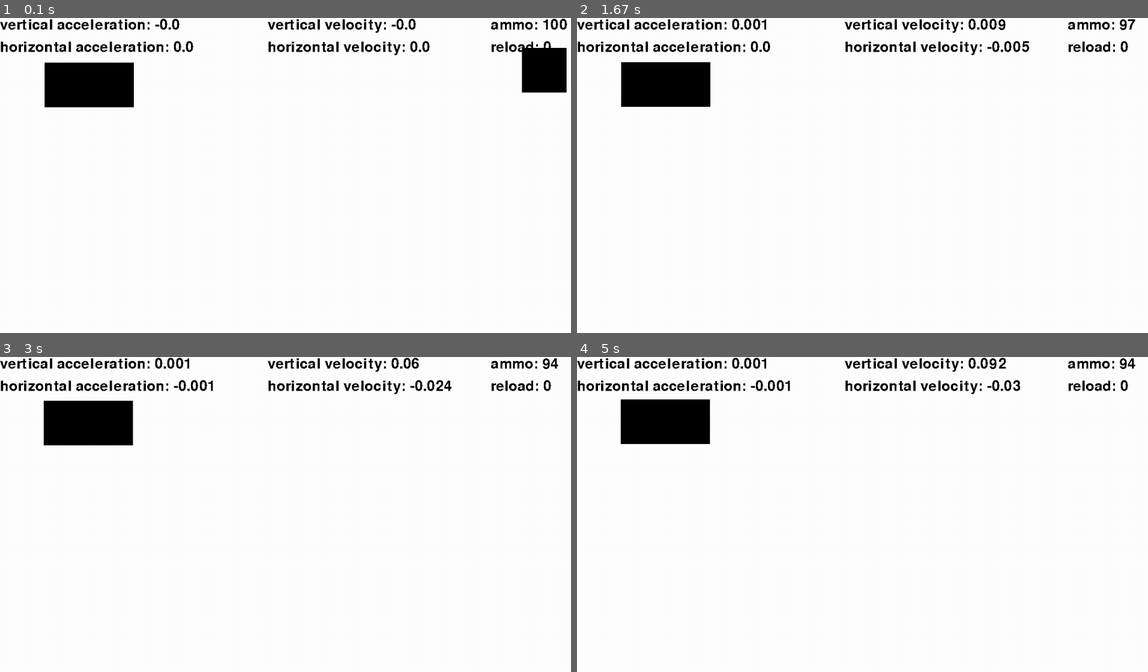
Above: before the commit, frames 1-4 (two rows, left to right).
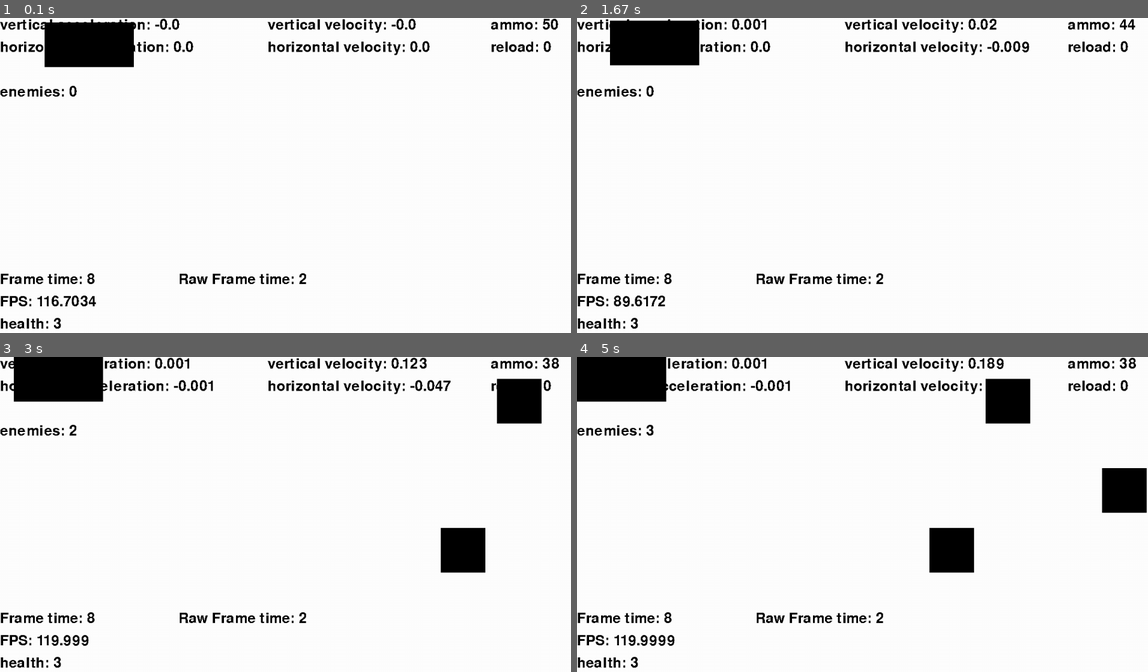
Above: after the commit, the same moments.

Repository: Ar-e-k/space-game
Game: pygame game, started from main.py
Same seed, same stepped clock (60 frames per second), same inputs: the game is played once before the commit and once after it.
Inputs:
- Up to frame 1 (0.1 s): no input
- Up to frame 2 (1.67 s): tap F at 0.33, 0.82 s; hold D 0.67-1.13 s; tap Space at 0.73, 1.03, 1.23, 1.57 s; hold W 1.17-1.47 s
- Up to frame 3 (3 s): tap Space at 1.87, 2.07, 2.37, 2.63, 2.97 s; tap F at 2.15 s; hold A from 2.9 s (still down)
- Up to frame 4 (5 s): tap Space at 3.27, 3.4, 4.47, 4.87 s; release A at 3.3 s; hold W 3.33-3.7 s; tap F at 3.48, 4.95 s; hold A from 4.8 s (still down)

The runs differ from the first frame. In frame 1, 6.1% of the frame differs, in the area x 0-100%, y 0-99%; in frame 2, 5.2%; in frame 3, 7.7%; in frame 4, 8.8%.

Commit message:
added health and damage

Diff:
--- a/main.py
+++ b/main.py
@@ -3,8 +3,6 @@
 import math
 from random import randint, random
 
-print("more than 1 day")
-
 class game:
 
     def __init__(self, screen, player):
@@ -13,39 +11,41 @@
 
         self._font=pygame.font.Font('freesansbold.ttf', 32) #the normal font used to display stuff
 
-        self._enemies=[sprites.enemy(100, 1, randint(0, screen_y-100), screen_x-100, [100, 100])]
-        self._enemy_probability=99.9
+        self._enemies=[]
+        self._enemy_probability=99.8
 
         self.status=True
+
+        self.score=0
 
     def update_acceleration(self, dir):
         self.player.horixontal_thrust(dir[0])
         self.player.vertical_thrust(dir[1])
 
-    def frame(self, dir, fire):
+    def frame(self, dir, fire, fps):
         self.update_acceleration(dir)
         self.player.update_velocity()
         self.player.move()
         self.spawn_enemis()
         fire_check=self.check_fire(fire)
         self.move_enemies()
-        self.draw_background()
+        self.draw_background(fps)
         self.draw_player()
-        self.draw_enemy()
-        self.check_colisions()
+        self.iterate_enemies(fire_check)
         if fire_check:
             self.draw_fire()
-            self.check_colisions_laser()
         return self.status
+
+    def update_score(self):
+        pass
 
     def spawn_enemis(self):
         number=random()*100
         if number>self._enemy_probability:
-            box1=sprites.enemy(100, 1, randint(0, screen_y-100), screen_x-100, [100, 100])
+            box1=sprites.enemy(100, 3, randint(0, screen_y-100), screen_x-100, [100, 100])
             self._enemies.append(box1)
         else:
             self._enemy_probability=self._enemy_probability-0.0000001*self._enemy_probability
-
 
     def move_enemies(self):
         for enemy in self._enemies:
@@ -68,7 +68,7 @@
             self.player.gun.reload_timer()
             return False
 
-    def draw_background(self):
+    def draw_background(self, fps):
         rec=pygame.Rect([0, 0], [screen_x, screen_y])
         pygame.draw.rect(self._screen, [255,255,255], rec)
 
@@ -90,6 +90,15 @@
         self.get_text(str("ammo: "+str(amo)), [1100, 0])
         self.get_text(str("reload: "+str(reload)), [1100, 50])
 
+        health=self.player.life
+        self.get_text(str("health: "+str(health)), [0, screen_y-50])
+
+        self.get_text(str("enemies: "+str(len(self._enemies))), [0, 150])
+
+        self.get_text(str("FPS: "+str(round(fps.get_fps(), 4))), [0, screen_y-100])
+        self.get_text(str("Frame time: "+str(round(fps.get_time(), 4))), [0, screen_y-150])
+        self.get_text(str("Raw Frame time: "+str(round(fps.get_rawtime(), 4))), [400, screen_y-150])
+
     def get_text(self, text, pos):
         acceleration=self._font.render(text, False, [0,0,0])
         self._screen.blit(acceleration, pos)
@@ -102,27 +111,47 @@
         box=self.player.return_gun_box()
         pygame.draw.rect(self._screen, [125,0,0], box)
 
-    def draw_enemy(self):
-        for enemy in self._enemies:
-            box=enemy.return_box()
-            pygame.draw.rect(self._screen, [0,0,0], box)
-
-    def check_colisions(self):
+    def draw_enemy(self, box):
+        pygame.draw.rect(self._screen, [0,0,0], box)
+
+    def iterate_enemies(self, fire_check):
         player_box=self.player.return_box()
-        for enemy in self._enemies:
-            box=enemy.return_box()
-            if player_box.colliderect(box):
-                self.end_game()
-
-    def check_colisions_laser(self):
         laser_box=self.player.return_gun_box()
         for index, enemy in enumerate(self._enemies):
             box=enemy.return_box()
-            if box.colliderect(laser_box):
+
+            self.draw_enemy(box)
+            self.check_colision(player_box, index, enemy, box)
+            if fire_check:
+                self.check_colisions_laser(laser_box, index, enemy, box)
+
+            self.delete_enemies(index, enemy)
+
+    def delete_enemies(self, index, enemy):
+        if enemy.check_map():
+            self._enemies.pop(index)
+        else:
+            pass
+
+    def check_colision(self, player_box, index, enemy, box):
+        if player_box.colliderect(box):
+            alive=self.player.loose_life()
+            if alive:
+                self._enemies.pop(index)
+            else:
+                self.end_game()
+
+    def check_colisions_laser(self, laser_box, index, enemy, box):
+        if box.colliderect(laser_box):
+            alive=enemy.get_damage(self.player.gun.damage)
+            if alive:
+                pass
+            else:
                 self._enemies.pop(index)
 
     def end_game(self):
         self.status=False
+
 
 def main():
     pygame.init()
@@ -131,16 +160,19 @@
     screen_x, screen_y=pygame.display.Info().current_w, pygame.display.Info().current_h
 
     playing=True #Determines is the game on or not
-    player= sprites.player(100, 100, 100000, 100, [200, 100], [screen_x, screen_y])
-    player.load_gun(sprites.gun(100, 1, [screen_x, 5], 400))
+    player=sprites.player(100, 10, 3, 100000, 100, [200, 100], [screen_x, screen_y])
+    player.load_gun(sprites.gun(50, 4, [screen_x, 5], 200))
     play=game(screen, player)
     paused=False
 
     direction=[0, 0]
     fire=False
 
+    FPS = 120
+    fpsclock = pygame.time.Clock()
+
     while playing: #Main gameloop
-        playing=play.frame(direction, fire)
+        playing=play.frame(direction, fire, fpsclock)
         for event in pygame.event.get():
             if event.type==pygame.KEYDOWN:
                 if event.key==27: #key 27 is escape, clicking it quits the game
@@ -176,6 +208,7 @@
                     if event.key==32:
                         paused=False
         pygame.display.flip()
+        fpsclock.tick(FPS)
 
 if __name__=="__main__":
     main()
--- a/sprites.py
+++ b/sprites.py
@@ -4,15 +4,16 @@
 
 class player:
 
-    def __init__(self, x, y, mass, thrust, size, map_size):
+    def __init__(self, x, y, health, mass, thrust, size, map_size):
         self.map_size=map_size
+        self.life=health
 
         self.x_cord=x
         self.y_cord=y
 
         self.vertical=0
         self.horizontal=0
-        self.modifier=1
+        self.modifier=15
 
         self.vertical_ac=0
         self.horizontal_ac=0
@@ -49,6 +50,13 @@
 
     def stop_fire(self):
         self.recoil=0
+
+    def loose_life(self):
+        self.life-=1
+        if self.life==0:
+            return False
+        else:
+            return True
 
     def return_box(self):
         box=pygame.Rect([self.x_cord, self.y_cord], self.size) # The actuall box
@@ -116,6 +124,7 @@
         box=pygame.Rect(position, self.laser_size)
         return box
 
+
 class enemy:
 
     def __init__(self, health, speed, y_cord, x_cord, size):
@@ -127,6 +136,19 @@
     def move(self):
         self.cords[0]-=self.speed
 
+    def get_damage(self, damage):
+        self.health-=damage
+        if self.health<=0:
+            return False
+        else:
+            return True
+
+    def check_map(self):
+        if self.cords[0]<0-self.size[0]:
+            return True
+        else:
+            return False
+
     def return_box(self):
         box=pygame.Rect(self.cords, self.size) # The actuall box
         return box
